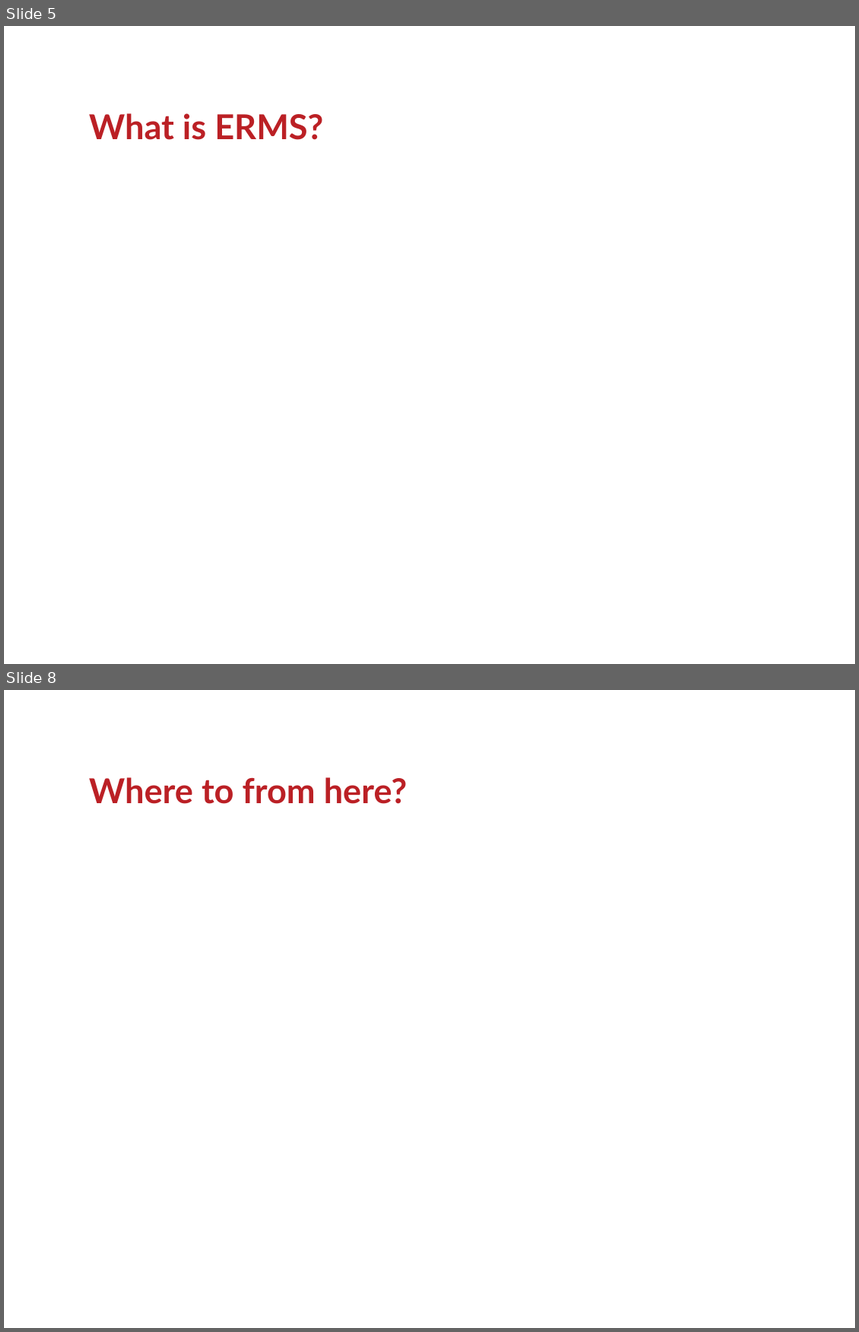
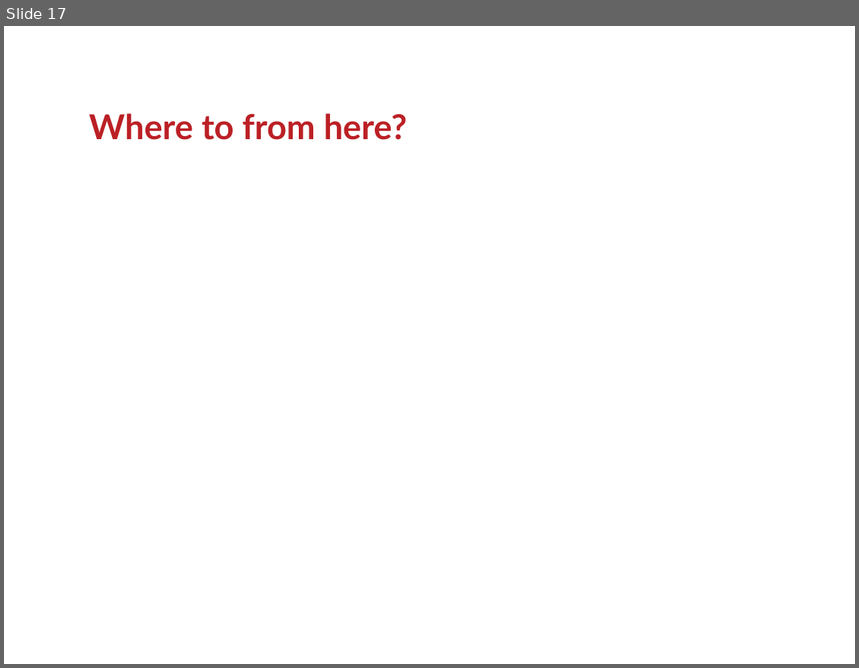
Before and after one commit to ranginui/presentation, a slide deck: kohaconclave/opensource_erm/erm.odp. Shown one above the other, each under a label of ours: slides 5 and 8 before the commit, slide 17 after it; the slides between them are not shown. The pictures are 859x1332 and 859x668 pixels, drawn with LibreOffice and Linux fonts; fonts in the diff are those of the drawing; background and template pictures are left out. Boxes give left, top, right and bottom in pixels: in the first picture for what was removed or moved away, otherwise in the second. Text is boxed around its words. In the diff, an @@ line names an element or a change of style, - is before the commit and + after.

```diff
--- a/kohaconclave/opensource_erm/erm.odp
+++ b/kohaconclave/opensource_erm/erm.odp
@@ slide 5 removed at [4,26,855,664], background #FFFFFF @@
@@ title removed at [89,113,323,140] @@
-What is ERMS?
@@ what was slide 8 is now slide 17 @@
```
Also in this commit, not shown: 2 slides changed, 11 slides added.
